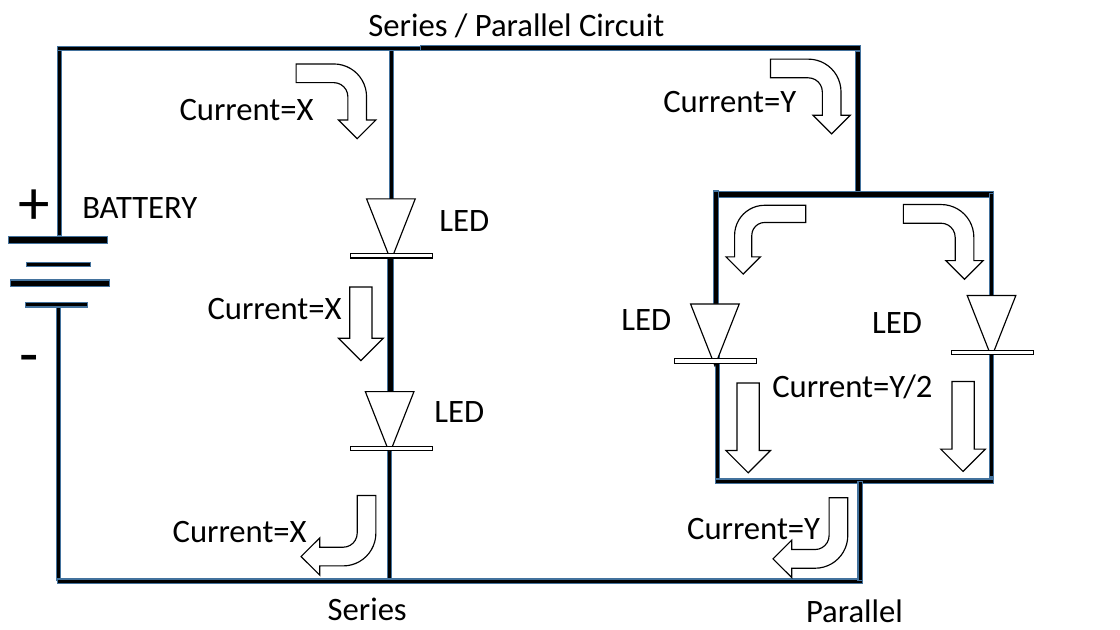
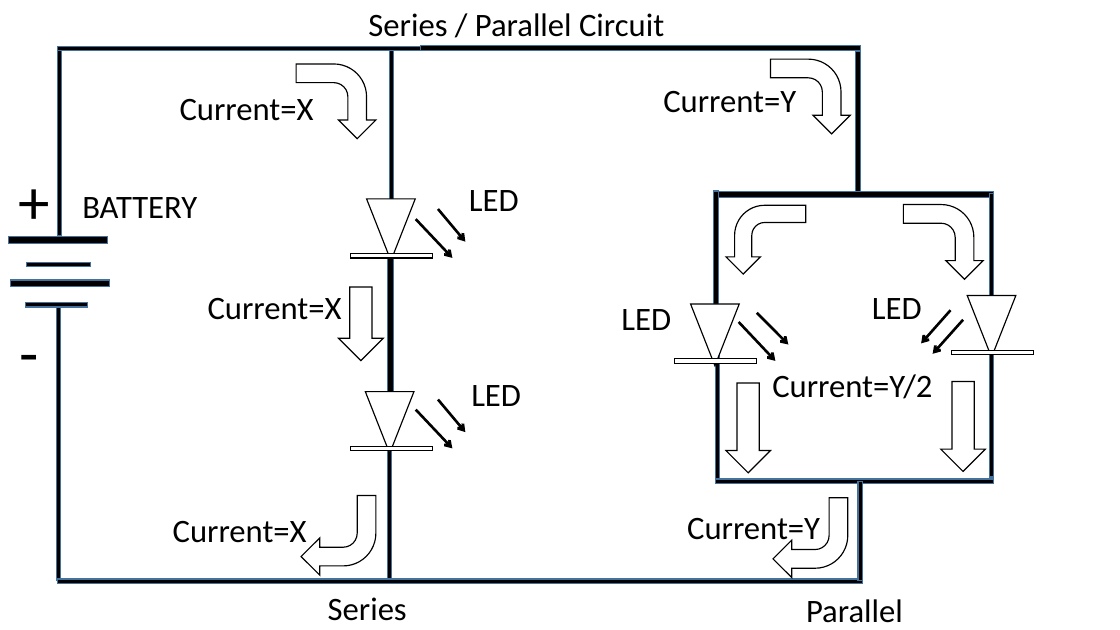
Before and after one commit to infocelab/embedded-projects, a slide deck: slide 1 of Documents/projects for schools.pptx. Drawn at 1120x630 pixels with LibreOffice and Linux fonts; fonts in the diff are those of the drawing. Boxes give left, top, right and bottom in pixels: in the first picture for what was removed or moved away, otherwise in the second. Text is boxed around its words. In the diff, an @@ line names an element or a change of style, - is before the commit and + after.

Commit message:
ok

```diff
--- a/Documents/projects for schools.pptx
+++ b/Documents/projects for schools.pptx
@@ text "LED": place and size @@
-text "LED" at box(439, 210, 489, 231)
+text "LED" at box(469, 190, 519, 211)
@@ arrow added from (438, 209) to (465, 242), #000000 2.25 pt @@
@@ arrow added from (416, 219) to (453, 258), #000000 2.25 pt @@
@@ text "LED": place and size @@
-text "LED" at box(872, 312, 922, 333)
+text "LED" at box(872, 298, 922, 319)
@@ arrow added from (739, 322) to (776, 361), #000000 2.25 pt @@
@@ arrow added from (757, 313) to (789, 344), #000000 2.25 pt @@
@@ arrow added from (951, 310) to (922, 344), #000000 2.25 pt @@
@@ arrow added from (964, 320) to (933, 354), #000000 2.25 pt @@
@@ text "LED": place and size @@
-text "LED" at box(434, 401, 484, 422)
+text "LED" at box(471, 385, 521, 406)
@@ arrow added from (416, 410) to (453, 449), #000000 2.25 pt @@
@@ arrow added from (438, 400) to (465, 432), #000000 2.25 pt @@
```
Also in this commit, not shown: 8 other slides changed, 1 slide removed.
